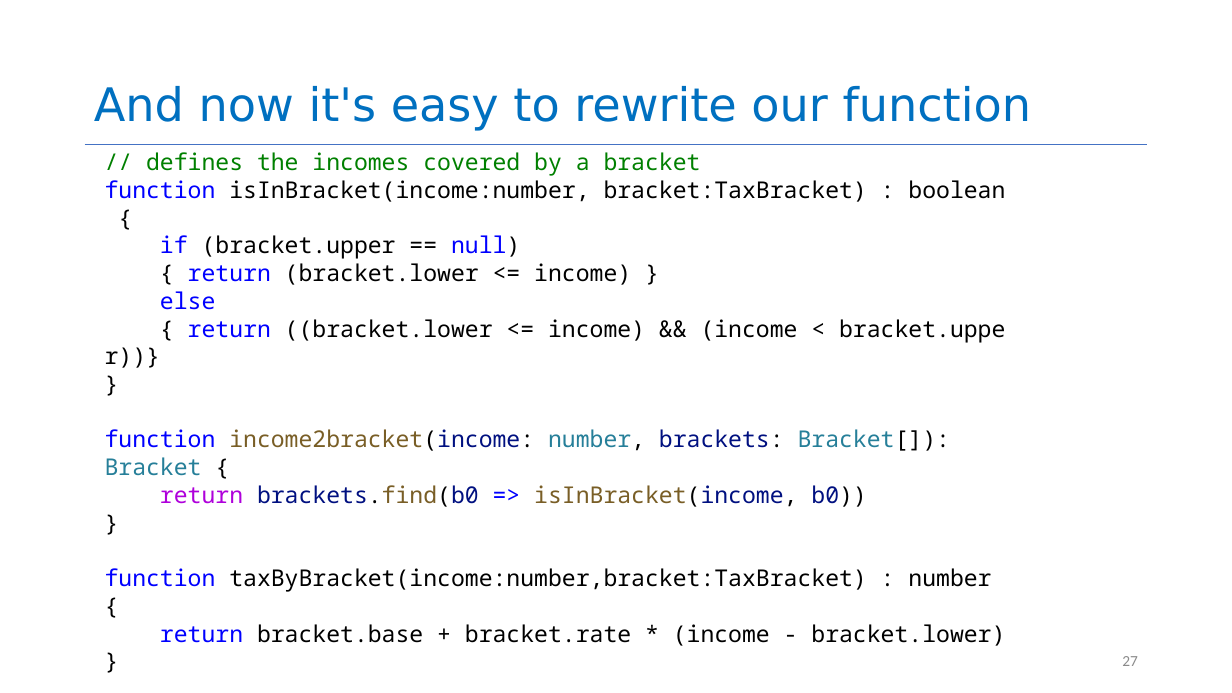
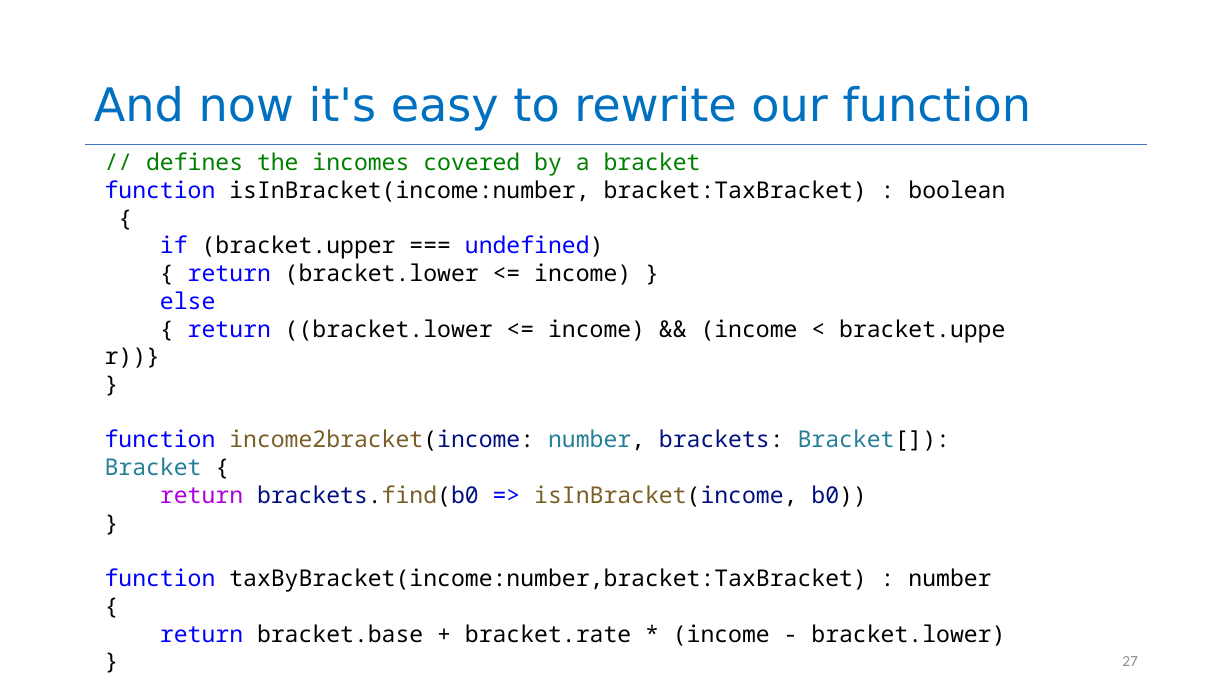
Before and after one commit to neu-se/CS4530-Spring-2023, a slide deck: slide 27 of Slides/Module 03 Code-Level Design Principles.pptx. Drawn at 1232x693 pixels with LibreOffice and Linux fonts; fonts in the diff are those of the drawing. Boxes give left, top, right and bottom in pixels: in the first picture for what was removed or moved away, otherwise in the second. Text is boxed around its words. In the diff, an @@ line names an element or a change of style, - is before the commit and + after.

Commit message:
fixed misc typos in M03 slides

```diff
--- a/Slides/Module 03 Code-Level Design Principles.pptx
+++ b/Slides/Module 03 Code-Level Design Principles.pptx
@@ text at (160, 235, 604, 259): text changed @@
-if (bracket.upper == null)
+if (bracket.upper === undefined)
```
Also in this commit, not shown: 7 other slides changed, 1 other file.
